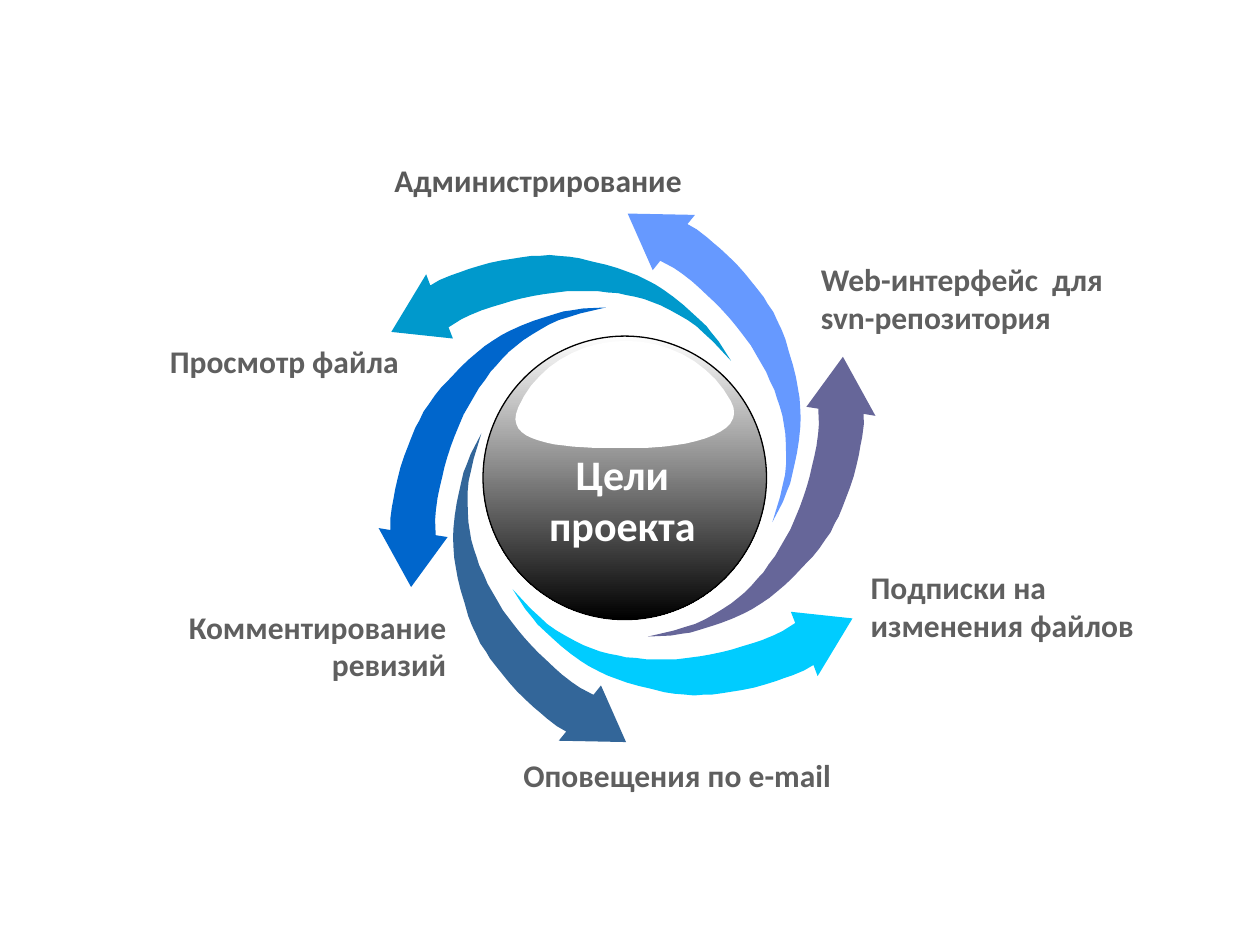
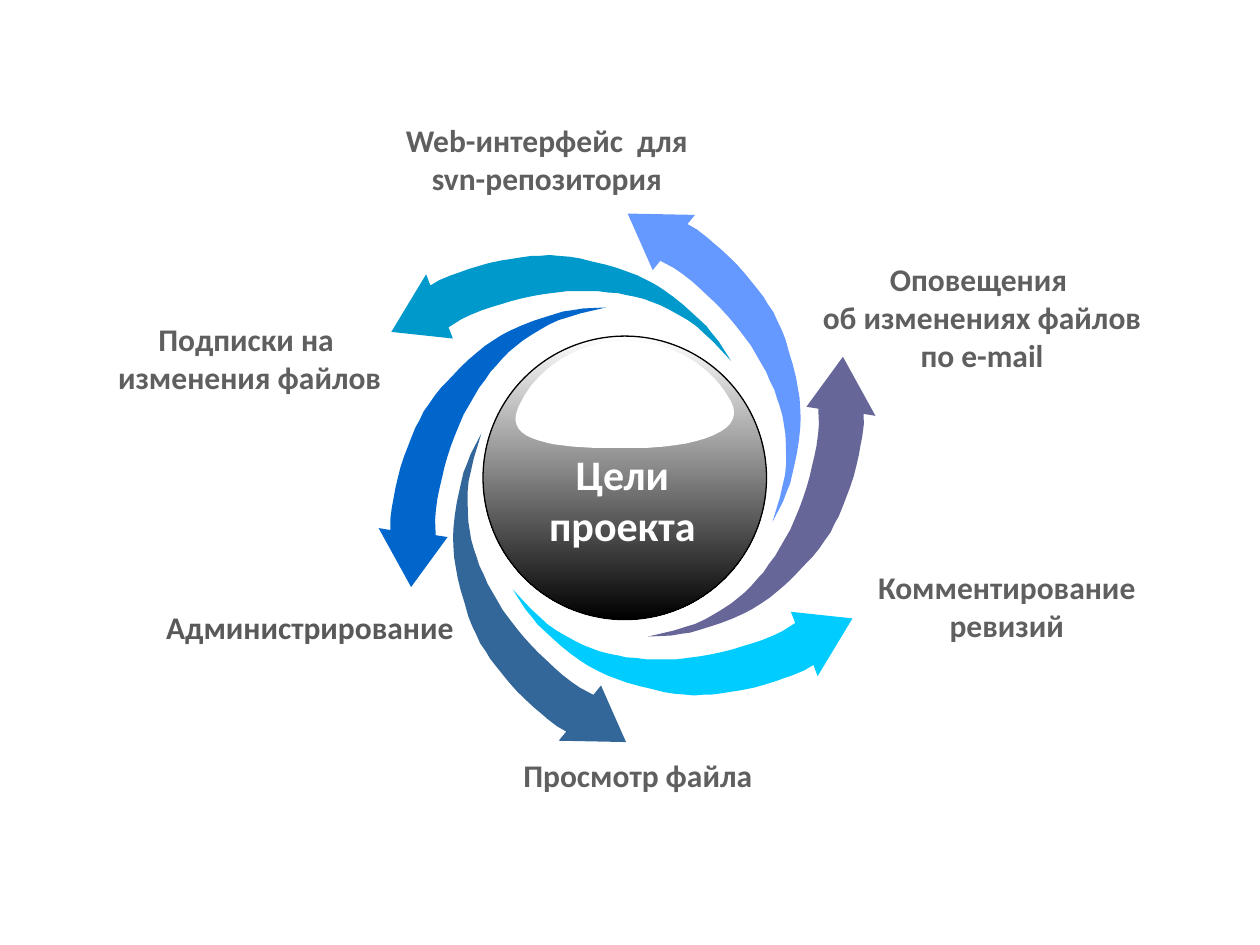
Before and after one commit to alvelikanova/svn-sheepdog, a slide deck: slide 3 of Presentation/SVN-Sheepdog.pptx. Drawn at 1260x945 pixels with LibreOffice and Linux fonts; fonts in the diff are those of the drawing; background and template pictures are left out. Boxes give left, top, right and bottom in pixels: in the first picture for what was removed or moved away, otherwise in the second. Text is boxed around its words. In the diff, an @@ line names an element or a change of style, - is before the commit and + after.

```diff
--- a/Presentation/SVN-Sheepdog.pptx
+++ b/Presentation/SVN-Sheepdog.pptx
@@ text "Web-интерфейс для": place and size @@
-text "Web-интерфейс для" at [821,269,1103,334]
+text "Web-интерфейс для" at [406,130,688,195]
@@ text "Web-интерфейс для" at [406,130,688,195]: alignment left to centre @@
@@ text added at [823,270,1141,367], 18 pt, text #5F5F5F, bold @@
+Оповещения
+об изменениях файлов
+по e-mail
@@ text added at [118,330,381,394], 18 pt, text #5F5F5F, bold @@
+Подписки на
+изменения файлов
@@ text removed at [170,351,398,378] @@
-Просмотр файла
@@ text at [878,578,1135,642]: text changed @@
-Подписки на
-изменения файлов
+Комментирование
+ревизий
@@ text "Администрирование": place and size @@
-text "Администрирование" at [394,171,681,197]
+text "Администрирование" at [166,618,453,644]
@@ text removed at [189,618,446,681] @@
-Комментирование
-ревизий
@@ text at [523,765,752,792]: text changed @@
-Оповещения по e-mail
+Просмотр файла
```
Also in this commit, not shown: 4 other slides changed, 9 other files.
